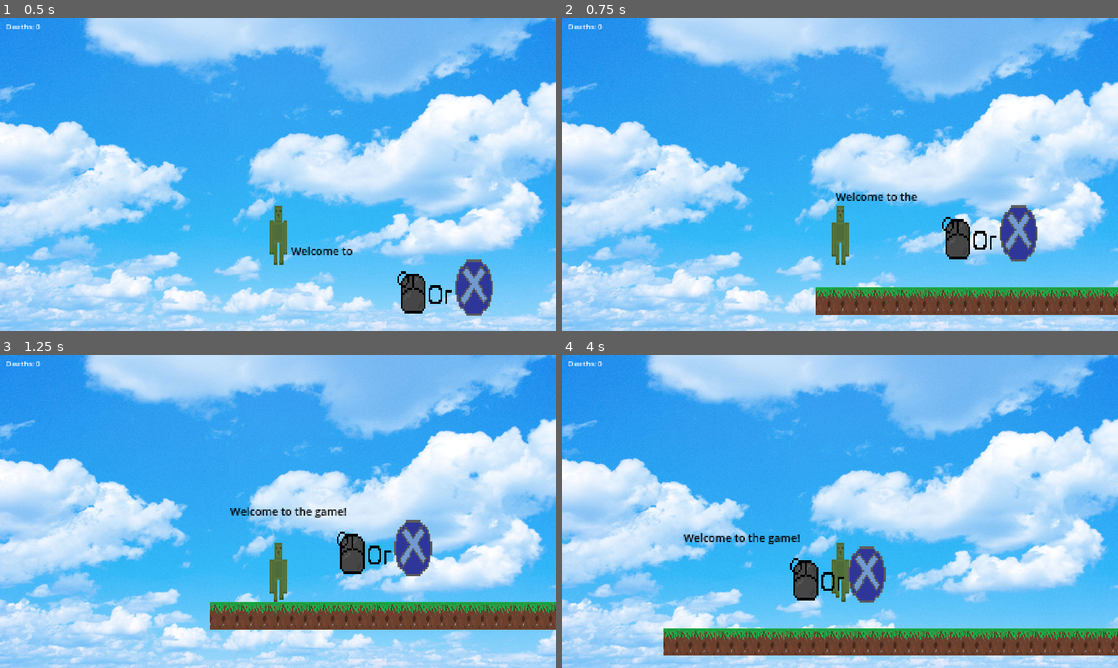
Above: before the commit, frames 1-4 (two rows, left to right).
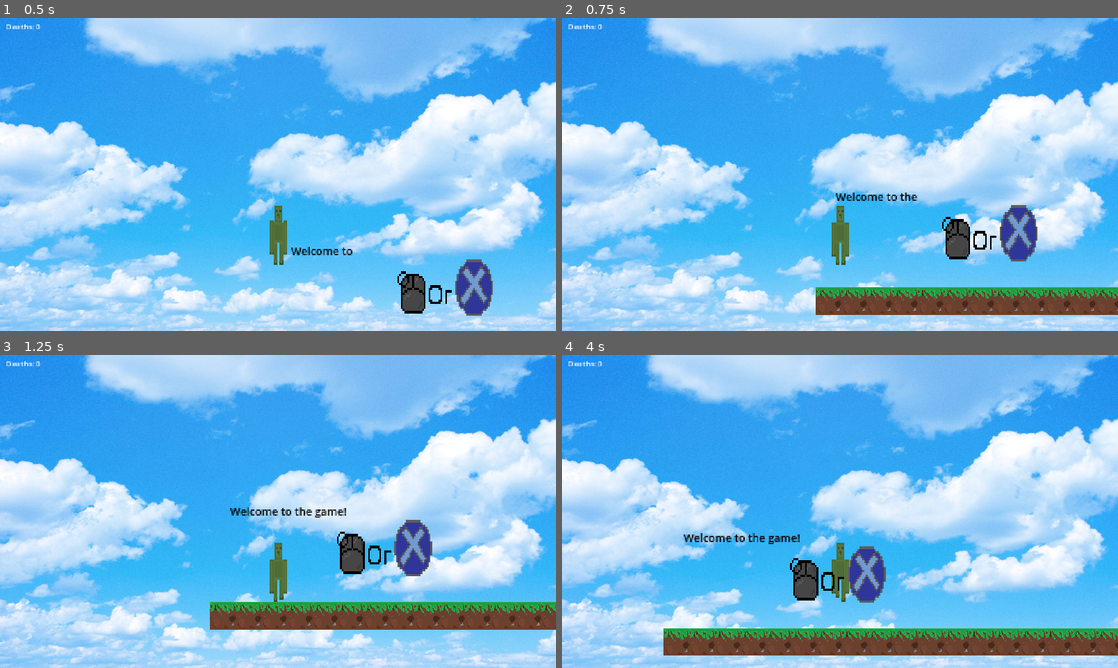
Above: after the commit, the same moments.

Repository: ItsbaileyX3525/platformer-2.0
Game: Godot game, scene res://scenes/Main.tscn
Same seed, same stepped clock (60 frames per second), same inputs: the game is played once before the commit and once after it.
Inputs:
- Up to frame 1 (0.5 s): no input
- Up to frame 2 (0.75 s): hold D (move_right) from 0.53 s (still down)
- Up to frame 3 (1.25 s): keep holding D (move_right); tap Space (jump) at 0.77 s
- Up to frame 4 (4 s): tap Space (jump) at 1.52, 3.02, 3.77 s; release D (move_right) at 2.03 s; hold A (move_left) 2.03-2.78 s; hold D (move_right) from 2.78 s (still down)

Frame 1 is identical in both runs. In frame 2, 1.1% of the frame differs, in the area x 45-100%, y 86-94%; in frame 3, 1.3%; in frame 4, 1.7%, in the area x 18-100%, y 88-96%.

Commit message:
Texture scaling fix and level work + lever semi-made

Diff:
--- a/icon.svg
+++ /dev/null
@@ -1 +0,0 @@
-<svg height="128" width="128" xmlns="http://www.w3.org/2000/svg"><rect x="2" y="2" width="124" height="124" rx="14" fill="#363d52" stroke="#212532" stroke-width="4"/><g transform="scale(.101) translate(122 122)"><g fill="#fff"><path d="M105 673v33q407 354 814 0v-33z"/><path d="m105 673 152 14q12 1 15 14l4 67 132 10 8-61q2-11 15-15h162q13 4 15 15l8 61 132-10 4-67q3-13 15-14l152-14V427q30-39 56-81-35-59-83-108-43 20-82 47-40-37-88-64 7-51 8-102-59-28-123-42-26 43-46 89-49-7-98 0-20-46-46-89-64 14-123 42 1 51 8 102-48 27-88 64-39-27-82-47-48 49-83 108 26 42 56 81zm0 33v39c0 276 813 276 814 0v-39l-134 12-5 69q-2 10-14 13l-162 11q-12 0-16-11l-10-65H446l-10 65q-4 11-16 11l-162-11q-12-3-14-13l-5-69z" fill="#478cbf"/><path d="M483 600c0 34 58 34 58 0v-86c0-34-58-34-58 0z"/><circle cx="725" cy="526" r="90"/><circle cx="299" cy="526" r="90"/></g><g fill="#414042"><circle cx="307" cy="532" r="60"/><circle cx="717" cy="532" r="60"/></g></g></svg>
--- a/project.godot
+++ b/project.godot
@@ -20,6 +20,7 @@
 
 window/size/viewport_width=1920
 window/size/viewport_height=1080
+window/size/mode=2
 window/stretch/mode="canvas_items"
 
 [input]
--- a/scenes/level_1.tscn
+++ b/scenes/level_1.tscn
@@ -1,10 +1,19 @@
-[gd_scene load_steps=7 format=3 uid="uid://dqy88vwfqyhr0"]
+[gd_scene load_steps=17 format=3 uid="uid://dqy88vwfqyhr0"]
 
 [ext_resource type="PackedScene" uid="uid://bxyoisbqmd8r8" path="res://scenes/MovingPlatform.tscn" id="1_8m30w"]
 [ext_resource type="Texture2D" uid="uid://cshf2fo6eg1mk" path="res://assets/blocks/grass_dirt.png" id="1_gg5tq"]
+[ext_resource type="PackedScene" uid="uid://bkmj3ey5eofg4" path="res://scenes/lever.tscn" id="3_l0aws"]
+
+[sub_resource type="GDScript" id="GDScript_fbfuj"]
+script/source = "extends Node2D
+
+func _on_lever_body_shape_entered(body_rid, body, body_shape_index, local_shape_index):
+	if Input.is_action_just_pressed(\"click\"):
+		print(\"Enabled/disbaled lever\") #Doesnt work
+"
 
 [sub_resource type="RectangleShape2D" id="RectangleShape2D_cyw15"]
-size = Vector2(200, 24.5)
+size = Vector2(176.394, 24.3925)
 
 [sub_resource type="Animation" id="Animation_15pr0"]
 length = 0.001
@@ -44,32 +53,192 @@
 "move_loop": SubResource("Animation_yxei7")
 }
 
+[sub_resource type="RectangleShape2D" id="RectangleShape2D_2lru6"]
+size = Vector2(83.8114, 24.423)
+
+[sub_resource type="Animation" id="Animation_2op3v"]
+resource_name = "move_up"
+length = 3.0
+loop_mode = 1
+tracks/0/type = "value"
+tracks/0/imported = false
+tracks/0/enabled = true
+tracks/0/path = NodePath(".:position")
+tracks/0/interp = 1
+tracks/0/loop_wrap = true
+tracks/0/keys = {
+"times": PackedFloat32Array(0, 1.5, 3),
+"transitions": PackedFloat32Array(1, 1, 1),
+"update": 0,
+"values": [Vector2(1692.44, 580.454), Vector2(1692.44, 301.401), Vector2(1692.44, 580.454)]
+}
+
+[sub_resource type="Animation" id="Animation_d64r4"]
+length = 0.001
+tracks/0/type = "value"
+tracks/0/imported = false
+tracks/0/enabled = true
+tracks/0/path = NodePath(".:position")
+tracks/0/interp = 1
+tracks/0/loop_wrap = true
+tracks/0/keys = {
+"times": PackedFloat32Array(0),
+"transitions": PackedFloat32Array(1),
+"update": 0,
+"values": [Vector2(1692.44, 301.401)]
+}
+
+[sub_resource type="AnimationLibrary" id="AnimationLibrary_fk68s"]
+_data = {
+"RESET": SubResource("Animation_d64r4"),
+"move_up": SubResource("Animation_2op3v")
+}
+
+[sub_resource type="Animation" id="Animation_tb3lx"]
+resource_name = "move_right"
+length = 3.0
+loop_mode = 1
+tracks/0/type = "value"
+tracks/0/imported = false
+tracks/0/enabled = true
+tracks/0/path = NodePath(".:position")
+tracks/0/interp = 1
+tracks/0/loop_wrap = true
+tracks/0/keys = {
+"times": PackedFloat32Array(0, 1.5, 3),
+"transitions": PackedFloat32Array(1, 1, 1),
+"update": 0,
+"values": [Vector2(2344.77, 300.797), Vector2(1814.45, 300.797), Vector2(2344.77, 300.797)]
+}
+
+[sub_resource type="Animation" id="Animation_rtqrg"]
+length = 0.001
+tracks/0/type = "value"
+tracks/0/imported = false
+tracks/0/enabled = true
+tracks/0/path = NodePath(".:position")
+tracks/0/interp = 1
+tracks/0/loop_wrap = true
+tracks/0/keys = {
+"times": PackedFloat32Array(0),
+"transitions": PackedFloat32Array(1),
+"update": 0,
+"values": [Vector2(1814.45, 300.797)]
+}
+
+[sub_resource type="AnimationLibrary" id="AnimationLibrary_4odxc"]
+_data = {
+"RESET": SubResource("Animation_rtqrg"),
+"move_right": SubResource("Animation_tb3lx")
+}
+
+[sub_resource type="RectangleShape2D" id="RectangleShape2D_8bjjk"]
+size = Vector2(115.26, 24.4259)
+
 [node name="Level1" type="Node2D"]
 scale = Vector2(1.6556, 1.6556)
-
-[node name="StaticBody2D" type="StaticBody2D" parent="."]
-position = Vector2(352, 619)
+script = SubResource("GDScript_fbfuj")
+
+[node name="Floor1" type="StaticBody2D" parent="."]
+position = Vector2(197.511, 625.151)
 scale = Vector2(4.62954, 2.29973)
 
-[node name="Sprite2D" type="Sprite2D" parent="StaticBody2D"]
-texture_repeat = 2
-position = Vector2(-99.7549, -12)
-scale = Vector2(0.2, 0.815)
-texture = ExtResource("1_gg5tq")
-centered = false
-region_enabled = true
-region_rect = Rect2(-303.438, 0, 999.618, 30)
-
-[node name="CollisionShape2D" type="CollisionShape2D" parent="StaticBody2D"]
-position = Vector2(0, 0.25)
+[node name="Sprite2D" type="Sprite2D" parent="Floor1"]
+texture_repeat = 2
+position = Vector2(-42.4024, -12.0816)
+scale = Vector2(0.351344, 0.815)
+texture = ExtResource("1_gg5tq")
+centered = false
+region_enabled = true
+region_rect = Rect2(0.085022, 0, 500.457, 30)
+
+[node name="CollisionShape2D" type="CollisionShape2D" parent="Floor1"]
+position = Vector2(45.4033, 0.196167)
+scale = Vector2(1, 1)
 shape = SubResource("RectangleShape2D_cyw15")
 
-[node name="MovingPlatform" parent="." instance=ExtResource("1_8m30w")]
+[node name="Side1" parent="." instance=ExtResource("1_8m30w")]
 position = Vector2(910, 620)
 
-[node name="AnimationPlayer" type="AnimationPlayer" parent="MovingPlatform"]
+[node name="AnimationPlayer" type="AnimationPlayer" parent="Side1"]
 libraries = {
 "": SubResource("AnimationLibrary_p4utt")
 }
 autoplay = "move_loop"
 speed_scale = 0.25
+
+[node name="Floor2" type="StaticBody2D" parent="."]
+position = Vector2(1572.84, 581.058)
+scale = Vector2(0.691851, 2.3)
+
+[node name="Sprite2D" type="Sprite2D" parent="Floor2"]
+texture_repeat = 2
+position = Vector2(-41.9056, -12.3428)
+scale = Vector2(2.80135, 0.815)
+texture = ExtResource("1_gg5tq")
+centered = false
+region_enabled = true
+region_rect = Rect2(0, 0, 30, 30)
+
+[node name="CollisionShape2D" type="CollisionShape2D" parent="Floor2"]
+position = Vector2(-0.000244141, -0.131302)
+shape = SubResource("RectangleShape2D_2lru6")
+
+[node name="Up1" parent="." instance=ExtResource("1_8m30w")]
+position = Vector2(1692.44, 301.401)
+
+[node name="AnimationPlayer" type="AnimationPlayer" parent="Up1"]
+libraries = {
+"": SubResource("AnimationLibrary_fk68s")
+}
+autoplay = "move_up"
+speed_scale = 0.7
+
+[node name="Side2" parent="." instance=ExtResource("1_8m30w")]
+position = Vector2(1814.45, 300.797)
+
+[node name="AnimationPlayer" type="AnimationPlayer" parent="Side2"]
+libraries = {
+"": SubResource("AnimationLibrary_4odxc")
+}
+autoplay = "move_right"
+speed_scale = 0.7
+
+[node name="Floor3" type="StaticBody2D" parent="."]
+position = Vector2(2490.94, 382.339)
+scale = Vector2(0.691851, 2.3)
+
+[node name="Sprite2D" type="Sprite2D" parent="Floor3"]
+texture_repeat = 2
+position = Vector2(-41.9056, -12.3428)
+scale = Vector2(2.80135, 0.815)
+texture = ExtResource("1_gg5tq")
+centered = false
+region_enabled = true
+region_rect = Rect2(0, 0, 30, 30)
+
+[node name="CollisionShape2D" type="CollisionShape2D" parent="Floor3"]
+position = Vector2(-0.000244141, -0.131302)
+shape = SubResource("RectangleShape2D_2lru6")
+
+[node name="Floor4" type="StaticBody2D" parent="."]
+position = Vector2(2722.28, 608.239)
+scale = Vector2(2.23766, 2.29973)
+
+[node name="Sprite2D" type="Sprite2D" parent="Floor4"]
+texture_repeat = 2
+position = Vector2(-43.1885, -12.0816)
+scale = Vector2(0.858806, 0.815)
+texture = ExtResource("1_gg5tq")
+centered = false
+region_enabled = true
+region_rect = Rect2(0.0258293, 0, 134.13, 30)
+
+[node name="CollisionShape2D" type="CollisionShape2D" parent="Floor4"]
+position = Vector2(14.1714, 0.131317)
+shape = SubResource("RectangleShape2D_8bjjk")
+
+[node name="Lever" parent="." instance=ExtResource("3_l0aws")]
+position = Vector2(2846.1, 552.066)
+
+[connection signal="body_shape_entered" from="Lever" to="." method="_on_lever_body_shape_entered"]
--- /dev/null
+++ b/scenes/lever.tscn
@@ -0,0 +1,41 @@
+[gd_scene load_steps=5 format=3 uid="uid://bkmj3ey5eofg4"]
+
+[ext_resource type="Texture2D" uid="uid://56m1cuy4vomm" path="res://assets/blocks/levers/ActiveLever.png" id="1_v6c83"]
+[ext_resource type="Texture2D" uid="uid://do33at3qja57i" path="res://assets/blocks/levers/InactiveLever.png" id="2_iae5a"]
+
+[sub_resource type="GDScript" id="GDScript_2ddgi"]
+script/source = "extends Area2D
+
+@export var activeTexture = \"res://assets/blocks/levers/ActiveLever.png\"
+@export var inactiveTexture = \"res://assets/blocks/levers/InactiveLever.png\"
+@export var pressed = false
+@onready var spriteEnabled = $Enabled
+@onready var spriteDisabled = $Disabled
+
+func _ready():
+	pass # Replace with function body.
+
+func _process(delta):
+	if pressed:
+		spriteEnabled.visible = true
+		spriteDisabled.visible = false
+	else:
+		spriteEnabled.visible = false
+		spriteDisabled.visible = true
+"
+
+[sub_resource type="RectangleShape2D" id="RectangleShape2D_c0kwq"]
+size = Vector2(16, 20)
+
+[node name="Lever" type="Area2D"]
+scale = Vector2(2.36, 2.36)
+script = SubResource("GDScript_2ddgi")
+
+[node name="Enabled" type="Sprite2D" parent="."]
+texture = ExtResource("1_v6c83")
+
+[node name="Disabled" type="Sprite2D" parent="."]
+texture = ExtResource("2_iae5a")
+
+[node name="CollisionShape2D" type="CollisionShape2D" parent="."]
+shape = SubResource("RectangleShape2D_c0kwq")
--- a/scenes/player.tscn
+++ b/scenes/player.tscn
@@ -1,10 +1,11 @@
-[gd_scene load_steps=15 format=3 uid="uid://h3i5gc0ryenh"]
+[gd_scene load_steps=16 format=3 uid="uid://h3i5gc0ryenh"]
 
 [ext_resource type="Script" path="res://scripts/player.gd" id="1_8bgxb"]
 [ext_resource type="Texture2D" uid="uid://da2ohsntu2lc6" path="res://assets/player/idle.png" id="2_nw4x5"]
 [ext_resource type="Texture2D" uid="uid://ds24jidhoytug" path="res://assets/player/chonky-left.png" id="2_o1g6u"]
 [ext_resource type="Texture2D" uid="uid://d0ok5hvk07s6w" path="res://assets/sky.jpg" id="2_ru0tq"]
 [ext_resource type="Texture2D" uid="uid://5jbxda6i1gr1" path="res://assets/player/chonky-right.png" id="3_5dnfu"]
+[ext_resource type="AudioStream" uid="uid://b0dr3ih0pmx0v" path="res://assets/music/Death.ogg" id="6_y26wh"]
 
 [sub_resource type="Animation" id="Animation_c4pcb"]
 length = 0.001
@@ -168,9 +169,9 @@
 [node name="ColorRect" type="ColorRect" parent="."]
 visible = false
 offset_left = -586.0
-offset_top = -516.0
+offset_top = -521.0
 offset_right = -514.0
-offset_bottom = -476.0
+offset_bottom = -481.0
 scale = Vector2(16.4297, 16.4297)
 color = Color(0, 0, 0, 1)
 
@@ -184,3 +185,6 @@
 theme_override_font_sizes/normal_font_size = 35
 text = "Level Complete!"
 fit_content = true
+
+[node name="Death" type="AudioStreamPlayer" parent="."]
+stream = ExtResource("6_y26wh")
--- a/scenes/tutorial.tscn
+++ b/scenes/tutorial.tscn
@@ -150,18 +150,18 @@
 [node name="Sprite2D" type="Sprite2D" parent="Floor1"]
 texture_repeat = 2
 position = Vector2(-99.7549, -12)
-scale = Vector2(0.2, 0.815)
+scale = Vector2(0.373385, 0.815)
 texture = ExtResource("1_p0q82")
 centered = false
 region_enabled = true
-region_rect = Rect2(-303.438, 0, 999.618, 30)
+region_rect = Rect2(-0.666664, 0, 536.044, 30)
 
 [node name="CollisionShape2D" type="CollisionShape2D" parent="Floor1"]
 position = Vector2(0, 0.25)
 shape = SubResource("RectangleShape2D_ixbxt")
 
 [node name="Floor2" type="StaticBody2D" parent="."]
-position = Vector2(2067.52, 623.266)
+position = Vector2(2065.16, 576.639)
 scale = Vector2(7.80605, 2.3)
 
 [node name="Sprite2D" type="Sprite2D" parent="Floor2"]
@@ -175,7 +175,6 @@
 
 [node name="CollisionShape2D" type="CollisionShape2D" parent="Floor2"]
 position = Vector2(0, 0.250031)
-scale = Vector2(1, 1)
 shape = SubResource("RectangleShape2D_ixbxt")
 
 [node name="RichTextLabel" type="RichTextLabel" parent="."]
@@ -212,14 +211,14 @@
 autoplay = "move_loop"
 
 [node name="Trigger" type="Area2D" parent="."]
-position = Vector2(1293, 407)
+position = Vector2(1305.55, 360.621)
 
 [node name="CollisionShape2D" type="CollisionShape2D" parent="Trigger"]
 position = Vector2(-1.5, 60)
 shape = SubResource("RectangleShape2D_d7ndh")
 
 [node name="FinishFlag" parent="." instance=ExtResource("5_65eei")]
-position = Vector2(1965.41, 576.049)
+position = Vector2(1971.32, 528.832)
 
 [connection signal="body_entered" from="Trigger" to="RichTextLabel" method="_on_trigger_body_entered"]
 [connection signal="body_entered" from="FinishFlag" to="RichTextLabel" method="_on_finish_flag_body_entered"]
--- a/scripts/Main.gd
+++ b/scripts/Main.gd
@@ -44,6 +44,8 @@
 	Player.position = Vector2(26, 516)
 	Tutorial.init(Player) # Allows the player to be passed into the tutorial script to be modified
 	add_child(Tutorial)
+	Tutorial.position = Vector2(0,0)
+
 	finishedLoading = true
 
 func _process(delta: float) -> void:
--- a/scripts/player.gd
+++ b/scripts/player.gd
@@ -3,6 +3,7 @@
 @export var speed = 300
 @export var gravity = 30
 @export var jumpForce = 600
+@export var deathBarrier: Node2D
 
 @onready var idleChonk = $IdleChonky
 @onready var idleAnim = $IdleChonky/AnimationPlayer
@@ -13,6 +14,7 @@
 @onready var deathCounter = $RichTextLabel
 @onready var transition = $ColorRect
 @onready var transitionText = $RichTextLabel2
+@onready var deathSFX = $Death
 
 var deaths = 0
 var fixedTimestep = 1/60
@@ -33,10 +35,11 @@
 		velocity.y += gravity
 		if velocity.y > 750:
 			velocity.y = 750
-
-	if position.y > 1250:
-		position.y = -350
+	print(position.y)
+	if position.y > 1900:
+		position.y = -250
 		deaths+=1
+		deathSFX.play()
 		deathCounter.text = "Deaths: %s" % deaths
 		position.x = 0
 
Binary file added: assets/blocks/levers/ActiveLever.png
Not shown, changed: assets/blocks/levers/ActiveLever.png.import
Binary file added: assets/blocks/levers/InactiveLever.png
Not shown, added: assets/blocks/levers/InactiveLever.png.import
Not shown, added: assets/music/Death.ogg.import
Not shown, added: assets/music/Death.ogg
